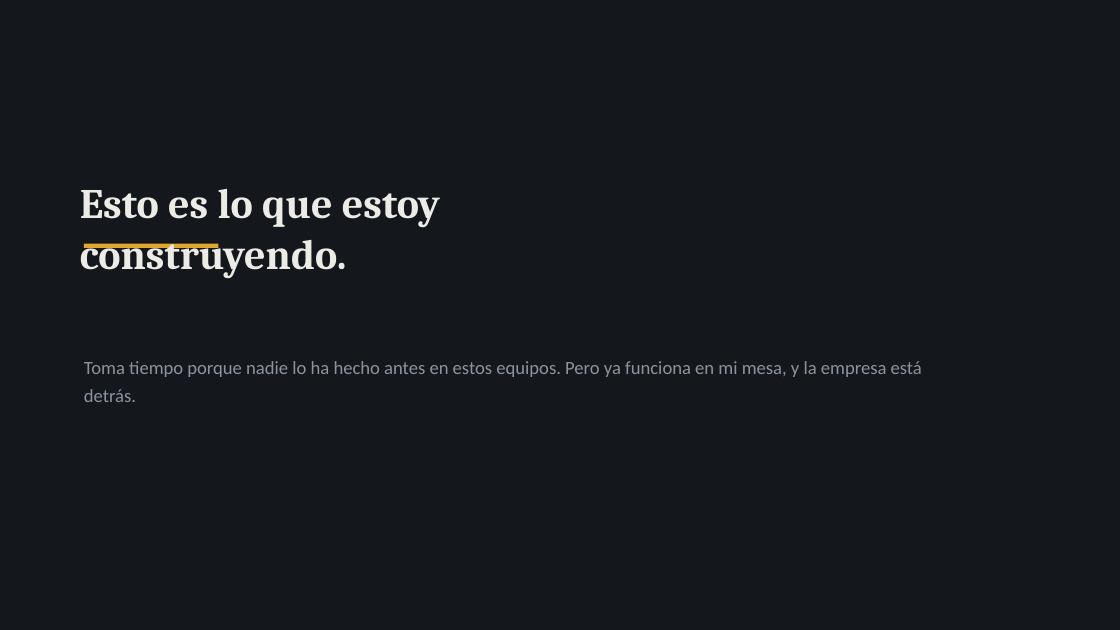
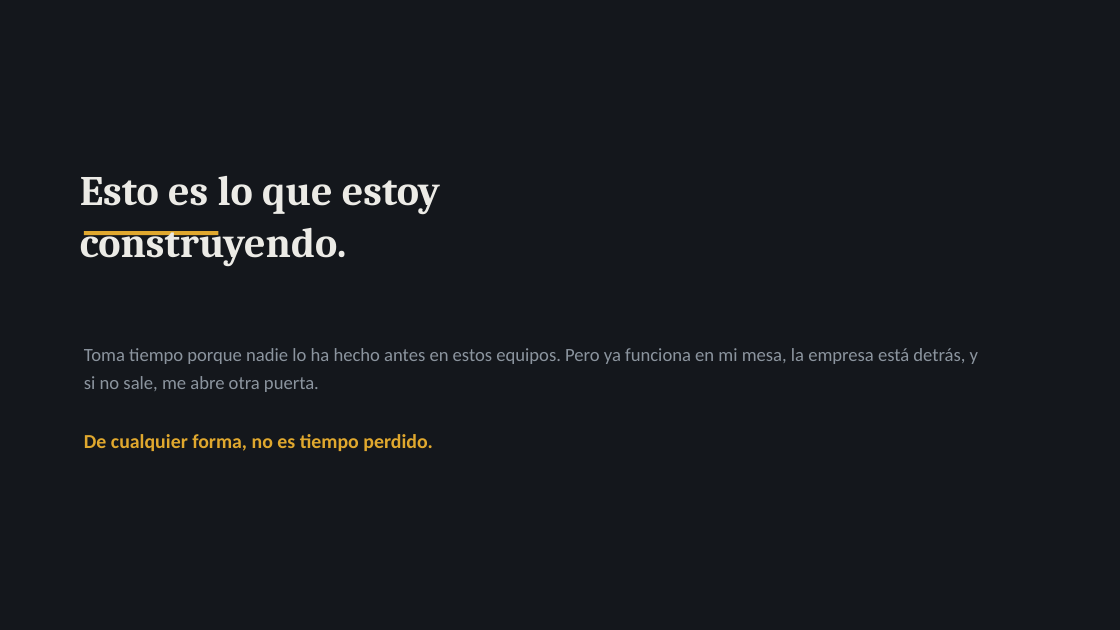
Before and after one commit to Rodzilla-TheCreator/tata, a slide deck: slide 10 of presentaciones/TaTa_Para_mis_papas.pptx (slide 7 before the commit). Drawn at 1120x630 pixels with LibreOffice and Linux fonts; fonts in the diff are those of the drawing. Boxes give left, top, right and bottom in pixels: in the first picture for what was removed or moved away, otherwise in the second. Text is boxed around its words. In the diff, an @@ line names an element or a change of style, - is before the commit and + after.

```diff
--- a/presentaciones/TaTa_Para_mis_papas.pptx
+++ b/presentaciones/TaTa_Para_mis_papas.pptx
@@ text "Esto es lo que estoy": place and size @@
-text "Esto es lo que estoy" at [80, 189, 440, 279]
+text "Esto es lo que estoy" at [80, 176, 440, 267]
@@ rectangle: place and size @@
-rectangle at [84, 244, 218, 248]
+rectangle at [84, 231, 218, 235]
@@ text at [84, 348, 978, 392]: text changed @@
-Toma tiempo porque nadie lo ha hecho antes en estos equipos. Pero ya funciona en mi mesa, y la empresa está detrás.
+Toma tiempo porque nadie lo ha hecho antes en estos equipos. Pero ya funciona en mi mesa, la empresa está detrás, y si no sale, me abre otra puerta.
@@ text added at [84, 434, 433, 451], 17 pt, text #E0A82E, bold @@
+De cualquier forma, no es tiempo perdido.
```
Also in this commit, not shown: 3 slides added, 5 other files.
